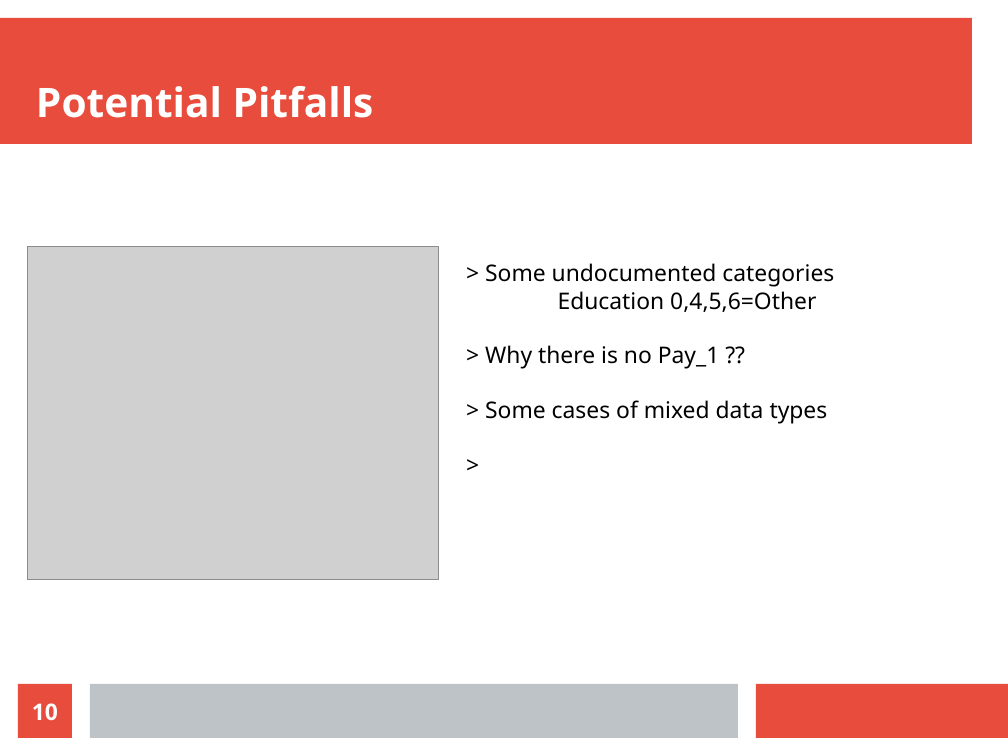
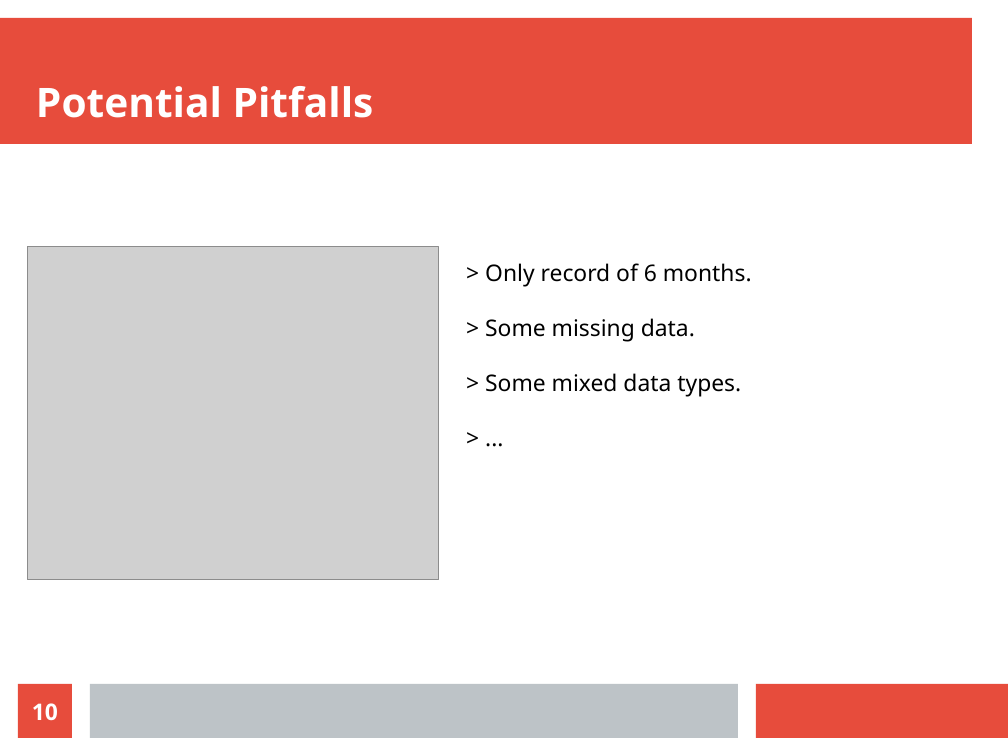
Before and after one commit to alefbenages/CrediOne, a slide deck: slide 10 of Presentation.odp. Drawn at 1008x756 pixels with LibreOffice and Linux fonts; fonts in the diff are those of the drawing; grey boxes stand for pictures. Boxes give left, top, right and bottom in pixels: in the first picture for what was removed or moved away, otherwise in the second. Text is boxed around its words. In the diff, an @@ line names an element or a change of style, - is before the commit and + after.

```diff
--- a/Presentation.odp
+++ b/Presentation.odp
@@ text at box(485, 263, 752, 397): text changed @@
-> Some undocumented categories
-Education 0,4,5,6=Other
-> Why there is no Pay_1 ??
-> Some cases of mixed data types
->
+> Only record of 6 months.
+> Some missing data.
+> Some mixed data types.
+> ...
```
Also in this commit, not shown: 4 other slides changed, 7 slides added, 4 slides removed, 19 other files.
